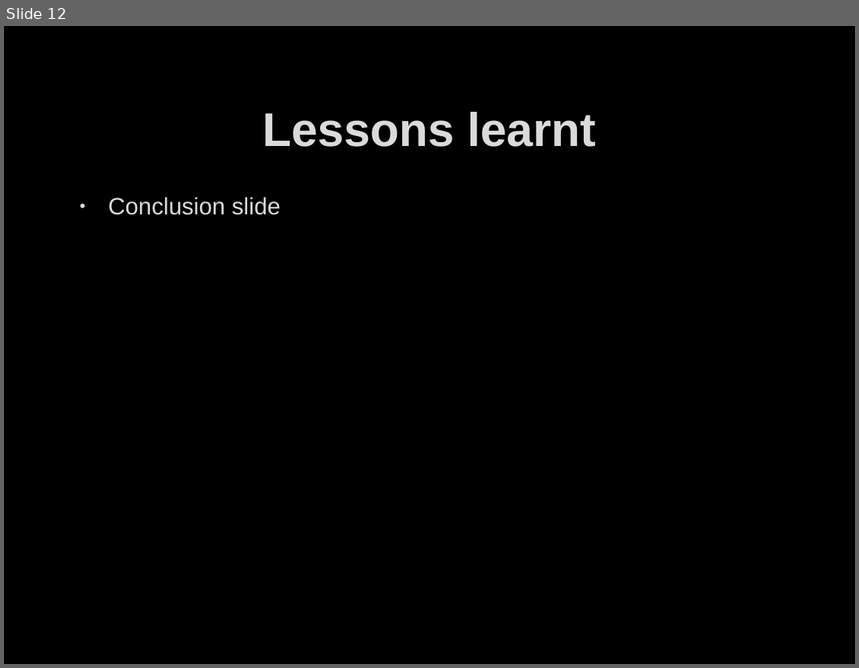
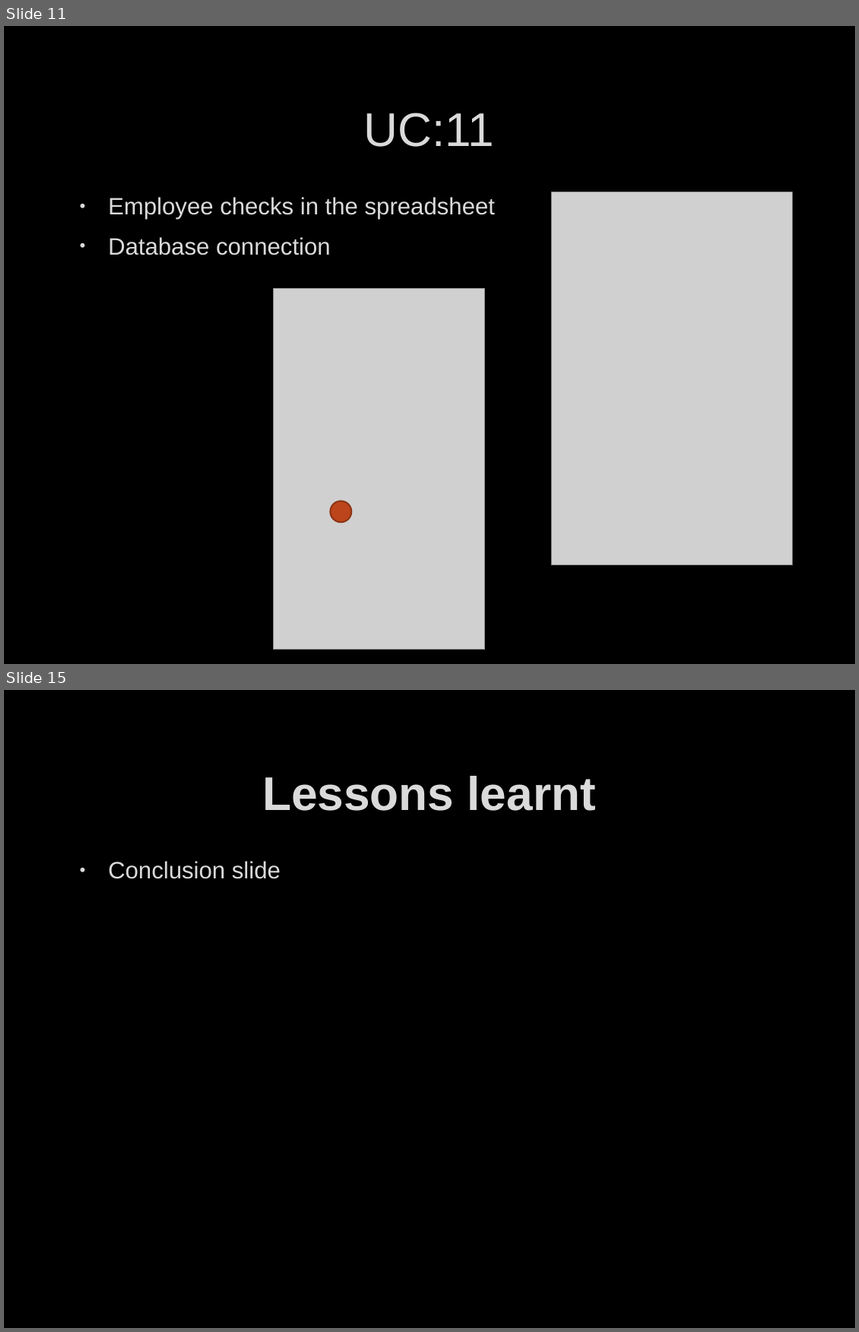
Before and after one commit to ddave2122/Group6, a slide deck: MobAppFinalPresent.pptx. Shown one above the other, each under a label of ours: slide 12 before the commit, slides 11 and 15 after it; the slides between them are not shown. The pictures are 859x668 and 859x1332 pixels, drawn with LibreOffice and Linux fonts; fonts in the diff are those of the drawing; grey boxes stand for pictures; background and template pictures are left out. Boxes give left, top, right and bottom in pixels: in the first picture for what was removed or moved away, otherwise in the second. Text is boxed around its words. In the diff, an @@ line names an element or a change of style, - is before the commit and + after.

```diff
--- a/MobAppFinalPresent.pptx
+++ b/MobAppFinalPresent.pptx
@@ slide 11 added at box(4, 26, 855, 664), background picture (left out) @@
@@ title added at box(364, 113, 495, 147), 40 pt, text #DADADA @@
+UC:11
@@ text added at box(108, 197, 495, 256), 20 pt, text #DADADA @@
+• Employee checks in the spreadsheet
+• Database connection
@@ picture added at box(551, 192, 792, 565) @@
@@ picture added at box(274, 289, 485, 650) @@
@@ ellipse added at box(330, 501, 351, 522), fill #BC451B, outline #8B3314 1.25 pt @@
@@ what was slide 12 is now slide 15 @@
```
Also in this commit, not shown: 8 other slides added, 6 slides removed, 1 other file.
